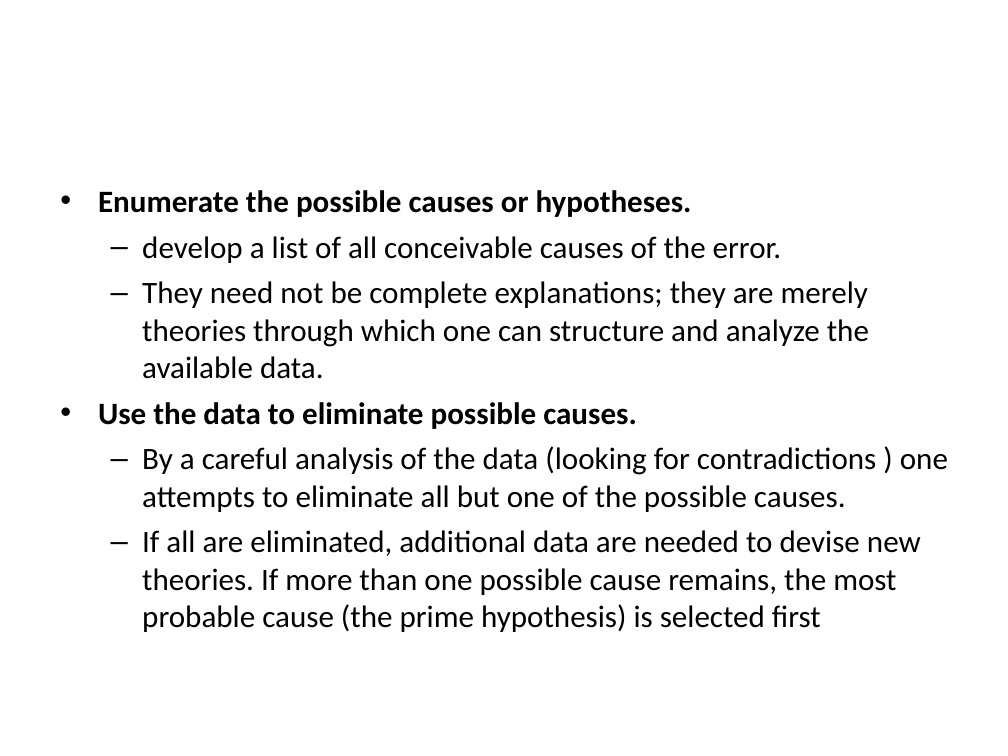
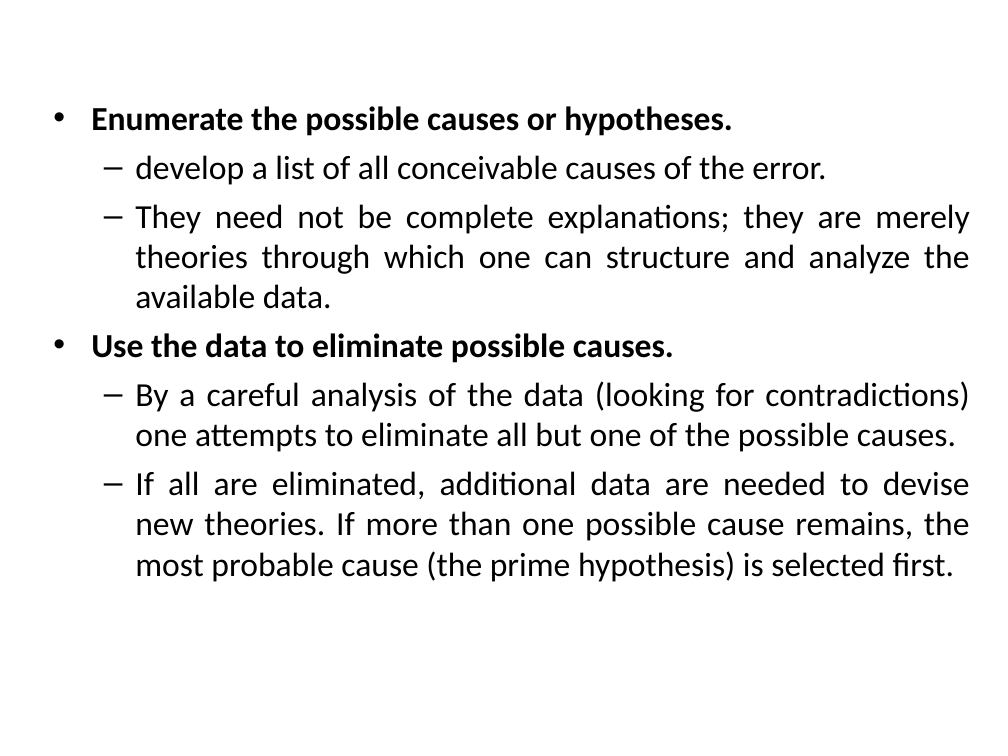
Before and after one commit to kazimsayed954/S5, a slide deck: slide 50 of 02. System Software/Sir's PPTs/6. Editors and Debuggers.ppt (slide 48 before the commit). Drawn at 1008x756 pixels with LibreOffice and Linux fonts; fonts in the diff are those of the drawing. Boxes give left, top, right and bottom in pixels: in the first picture for what was removed or moved away, otherwise in the second. Text is boxed around its words. In the diff, an @@ line names an element or a change of style, - is before the commit and + after.

```diff
--- a/02. System Software/Sir's PPTs/6. Editors and Debuggers.ppt
+++ b/02. System Software/Sir's PPTs/6. Editors and Debuggers.ppt
@@ text "Enumerate the possible causes or ...": place and size @@
-text "Enumerate the possible causes or ..." at [98,190,948,632]
+text "Enumerate the possible causes or ..." at [91,106,970,582]
@@ text at [91,106,970,363]: size 22.2 to 24 pt in "Enumerate the possible causes or hypotheses.", "develop a list of all conceivable causes ...", "They need not be complete explanations; they ...", "Use the data to eliminate possible causes."; alignment left to justified @@
@@ text at [135,381,970,582]: text changed; size 22.2 to 24 pt @@
-  – By a careful analysis of the data (looking for contradictions ) one attempts to eliminate all but one of the possible causes.
-  – If all are eliminated, additional data are needed to devise new theories. If more than one possible cause remains, the most probable cause (the prime hypothesis) is selected first
+  – By a careful analysis of the data (looking for contradictions) one attempts to eliminate all but one of the possible causes.
+  – If all are eliminated, additional data are needed to devise new theories. If more than one possible cause remains, the most probable cause (the prime hypothesis) is selected first.
```
Also in this commit, not shown: 46 other slides changed, 3 slides added, 1 other file.
